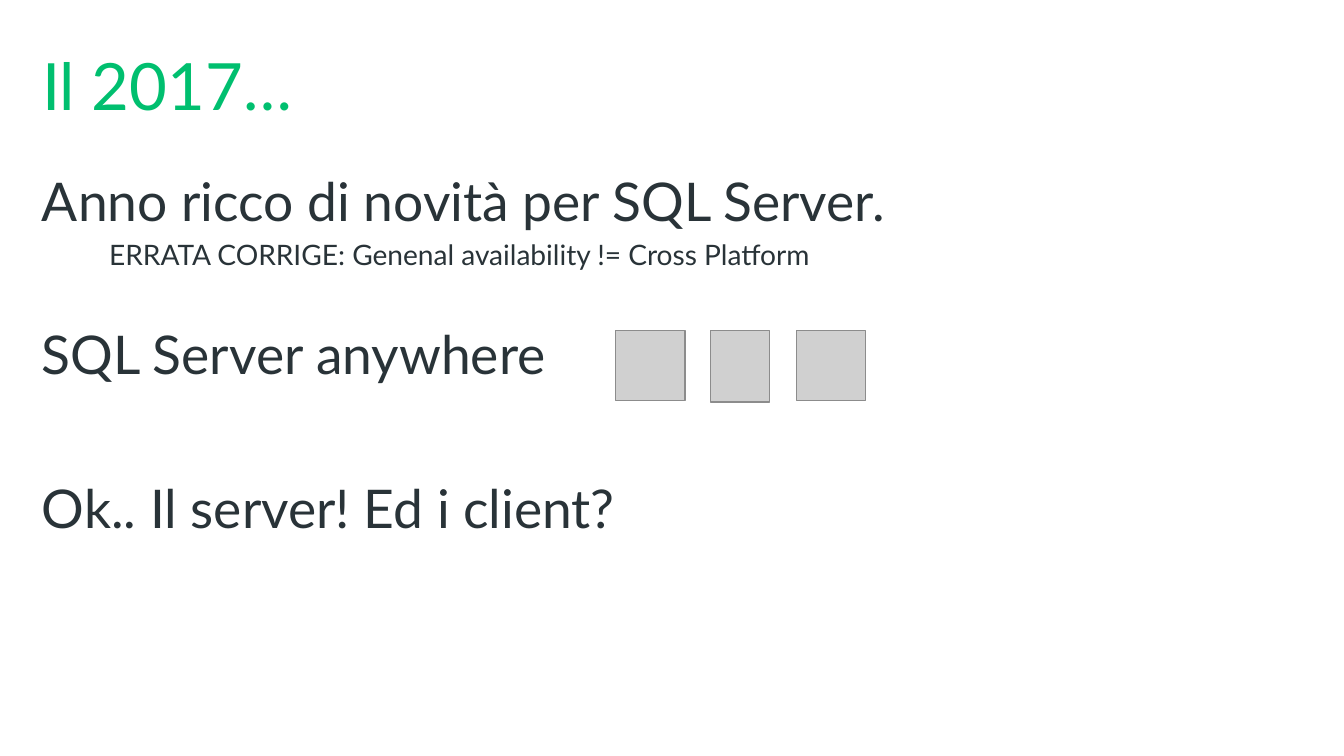
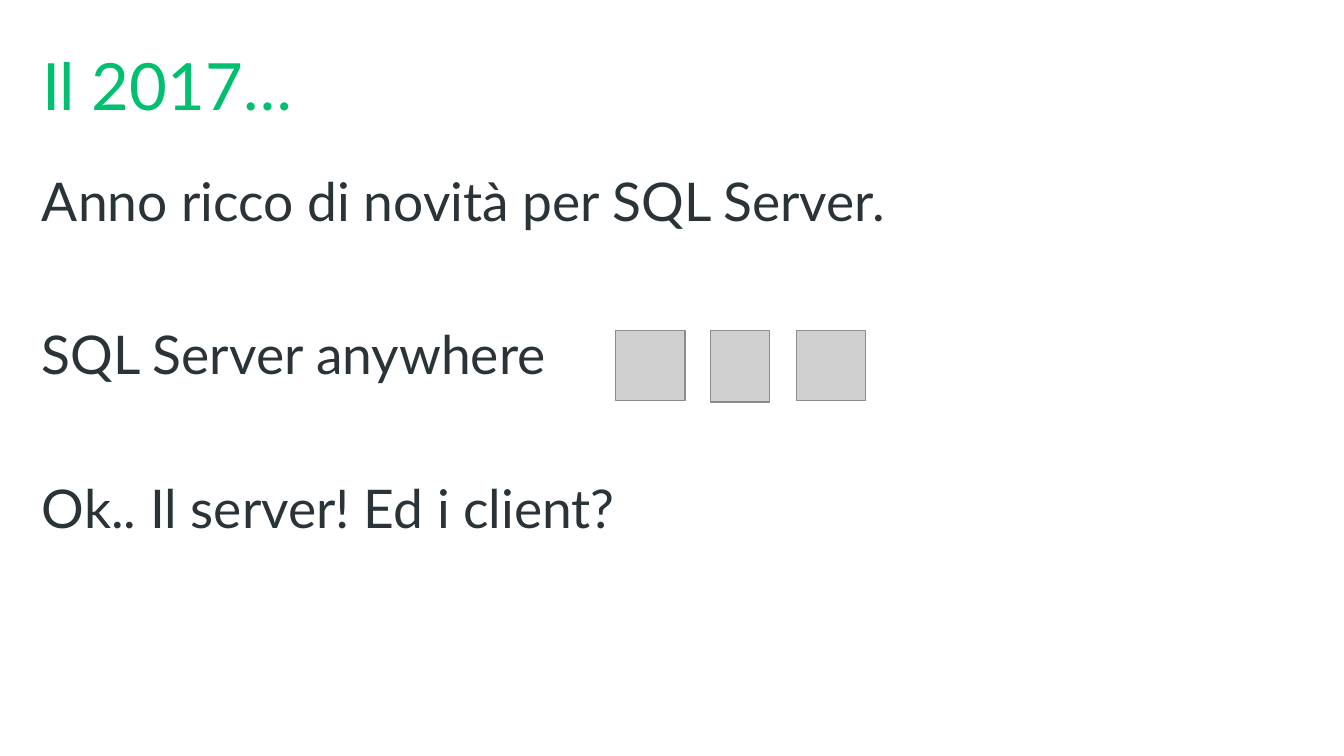
Before and after one commit to mrg3d/demo-opsstudio-repo, a slide deck: slide 5 of Introducing SQL Operations Studio.pptx. Drawn at 1344x756 pixels with LibreOffice and Linux fonts; fonts in the diff are those of the drawing; grey boxes stand for pictures; background and template pictures are left out. Boxes give left, top, right and bottom in pixels: in the first picture for what was removed or moved away, otherwise in the second. Text is boxed around its words. In the diff, an @@ line names an element or a change of style, - is before the commit and + after.

```diff
--- a/Introducing SQL Operations Studio.pptx
+++ b/Introducing SQL Operations Studio.pptx
@@ text at (109,244,809,270): paragraph removed @@
-ERRATA CORRIGE: Genenal availability != Cross Platform
```
Also in this commit, not shown: 1 other slide changed, 2 other files.
